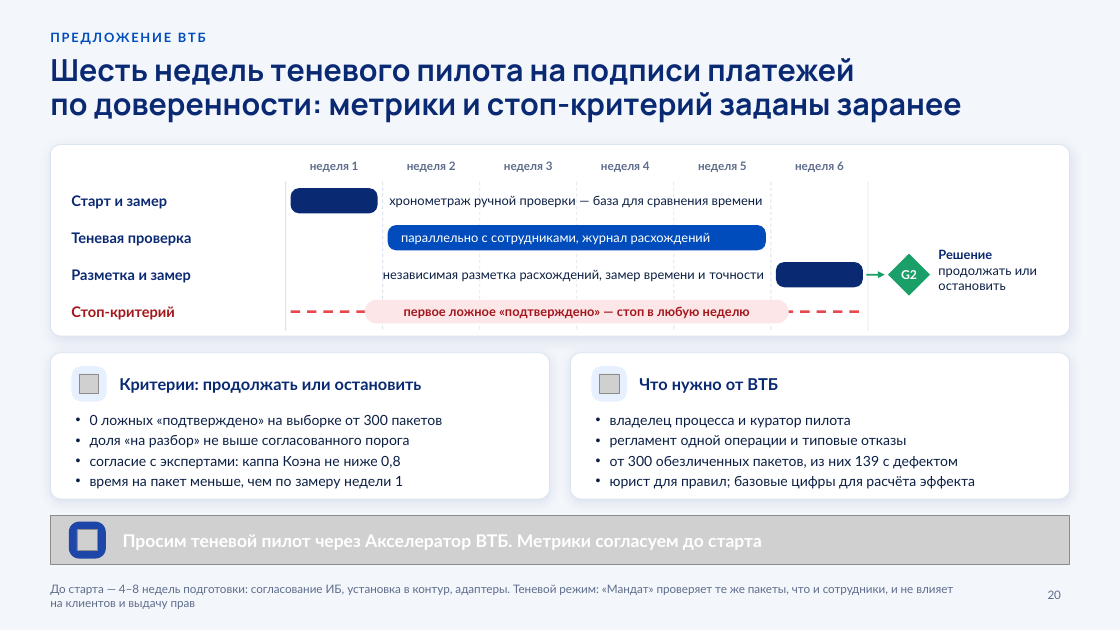
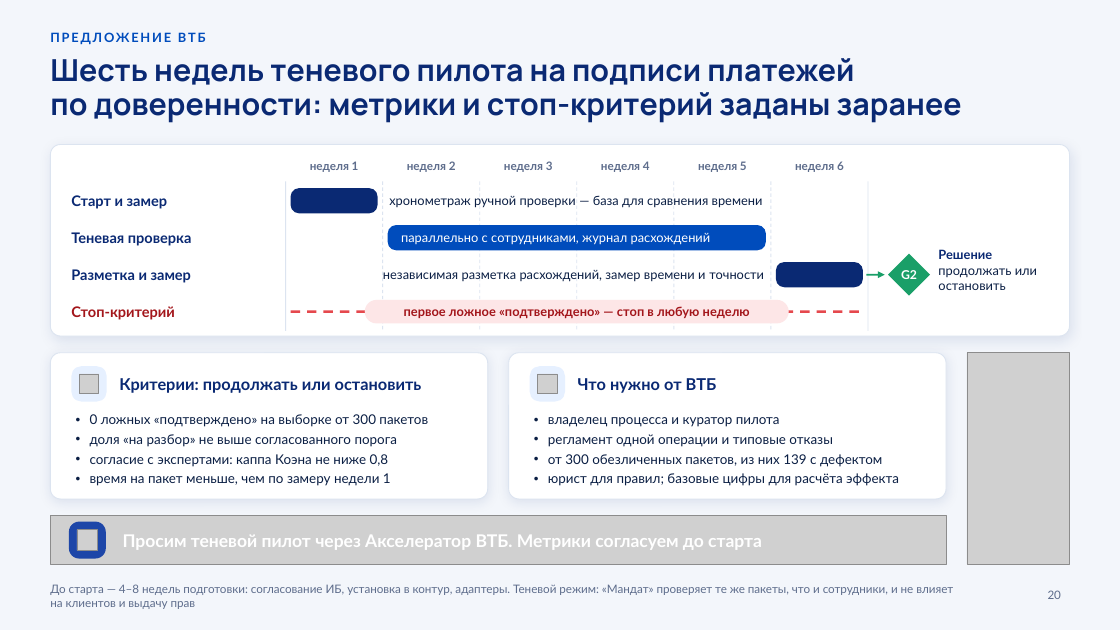
Before and after one commit to KonkovDV/Mandat, a slide deck: slide 20 of submission/slides/Mandat_VTB.pptx. Drawn at 1120x630 pixels with LibreOffice and Linux fonts; fonts in the diff are those of the drawing; grey boxes stand for pictures; background and template pictures are left out. Boxes give left, top, right and bottom in pixels: in the first picture for what was removed or moved away, otherwise in the second. Text is boxed around its words. In the diff, an @@ line names an element or a change of style, - is before the commit and + after.

Commit message:
build: deck and slide images rebuilt with Anna on slides 1, 13, 20 and 24

```diff
--- a/submission/slides/Mandat_VTB.pptx
+++ b/submission/slides/Mandat_VTB.pptx
@@ rounded rectangle: place and size @@
-rounded rectangle at (50,353,549,499)
+rounded rectangle at (50,353,488,499)
@@ rounded rectangle: place and size @@
-rounded rectangle at (571,353,1070,499)
+rounded rectangle at (509,353,947,499)
@@ picture added at (967,353,1070,565) @@
@@ rounded rectangle: place and size @@
-rounded rectangle at (592,366,627,402)
+rounded rectangle at (530,366,565,402)
@@ picture: place and size @@
-picture at (599,374,619,394)
+picture at (538,374,558,394)
@@ text "Что нужно от ВТБ": place and size @@
-text "Что нужно от ВТБ" at (639,378,778,393)
+text "Что нужно от ВТБ" at (578,378,717,393)
@@ text "0 ложных «подтверждено» на выборке ..." at (90,414,428,486): size 12 to 11.5 pt @@
@@ text "владелец процесса и куратор пилота" at (548,417,899,486): size 12 to 11.5 pt @@
@@ text "владелец процесса и куратор пилота": place and size @@
-text "владелец процесса и куратор пилота" at (610,417,975,489)
+text "владелец процесса и куратор пилота" at (548,417,899,486)
@@ picture: place and size @@
-picture at (50,516,1070,565)
+picture at (50,516,946,565)
```
Also in this commit, not shown: 3 other slides changed, 10 other files.
